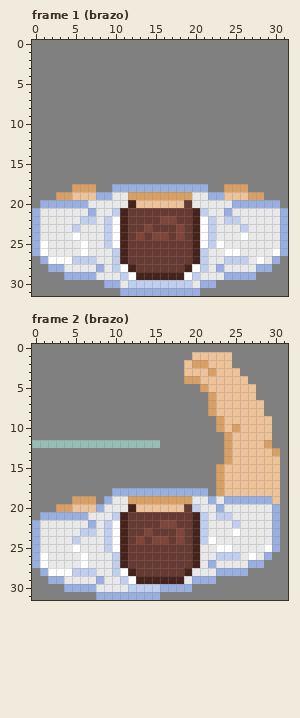
Two states of a pixel-art file, Assets/Sprites/Personaje.aseprite. The first picture shows the starting point.
32x32 pixels, 2 frames. Shown: frame 1 (brazo), frame 2 (brazo). The commit also changed other frames, which this record leaves out.
Once edited:
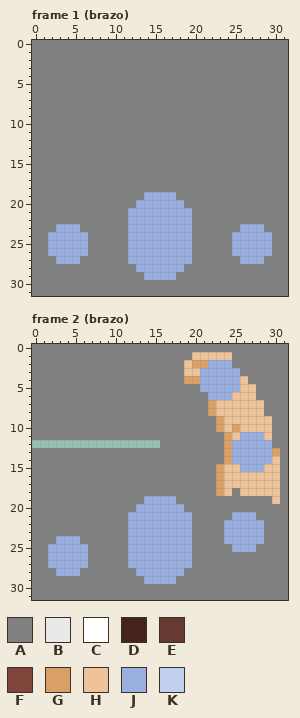
Palette (. is transparent): A #808080  B #e9e9e9  C #ffffff  D #46231d  E #663931  F #80453a  G #d9a066  H #eec39a  J #98afe0  K #c0cfed
Commit message: Throw up animation skeleton sketch
Diff:
layer "camisa" now hidden
layer "Cabeza" now hidden
layer "Esqueleto" now shown
Changed rows in their new state; - is an unchanged pixel.
Frame 1 (brazo):
first column x 0:
18 -----AAA--AAAAAAAAAAAA--AAA-----
19 ---AAAAAAAAAAAJJJJAAAAAAAAAAA---
20 -AAAAAAAAAAAAJJJJJJAAAAAAAAAAAA-
21 AAAAAAAAAAAAJJJJJJJJAAAAAAAAAAAA
22 AAAAAAAAAAAAJJJJJJJJAAAAAAAAAAAA
23 AAAJJJAAAAAAJJJJJJJJAAAAAAJJJAAA
24 AAJJJJJAAAAAJJJJJJJJAAAAAJJJJJAA
25 AAJJJJJAAAAAJJJJJJJJAAAAAJJJJJAA
26 AAJJJJJAAAAAJJJJJJJJAAAAAJJJJJAA
27 -AAJJJAAAAAAJJJJJJJJAAAAAAJJJAA-
28 --AAAAAAAAAAAJJJJJJAAAAAAAAAAA--
29 ----AAAAAAAAAAJJJJAAAAAAAAAA----
30 ---------AAAAAAAAAAAAAA---------
31 -----------AAAAAAAAAA-----------
Frame 2 (brazo):
first column x 21:
 2 -JJJ-
 3 JJJJJ
 4 JJJJJ
 5 JJJJJ
 6 -JJJ-
first column x 0:
11 --------------------------JJJ--
12 -------------------------JJJJJ-
13 -------------------------JJJJJ-
14 -------------------------JJJJJ-
15 --------------------------JJJ--
18 ----------AAAAAAAAAAAA---A-----
19 -----AAA-AAAAAJJJJAAAAAAAAAAAA-
20 ---AAAAAAAAAAJJJJJJAAAAAAAAAAAA
21 -AAAAAAAAAAAJJJJJJJJAAAAAJJJAAA
22 AAAAAAAAAAAAJJJJJJJJAAAAJJJJJAA
23 AAAAAAAAAAAAJJJJJJJJAAAAJJJJJAA
24 AAAJJJAAAAAAJJJJJJJJAAAAJJJJJAA
25 AAJJJJJAAAAAJJJJJJJJAAAAAJJJAAA
26 AAJJJJJAAAAAJJJJJJJJAAAAAAAAAA-
27 AAJJJJJAAAAAJJJJJJJJAAAAAAAAA--
28 -AAJJJAAAAAAAJJJJJJAAAAAAAA----
29 --AAAAAAAAAAAAJJJJAAAAA--------
30 ----AAAAAAAAAAAAAAAA-----------
31 --------AAAAAAAA---------------
Boxes around the changes in both pictures, in picture pixels (x1, y1, x2, y2):
changed: (32, 184, 288, 296)
changed: (32, 360, 280, 600)
